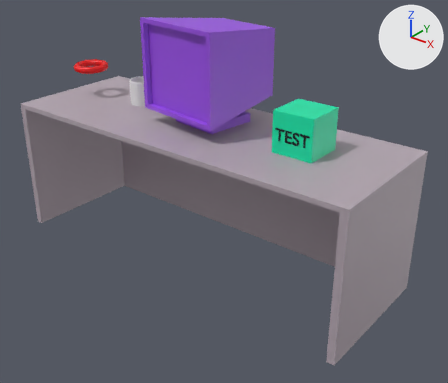
What one commit did to the glTF model static/table.gltf.
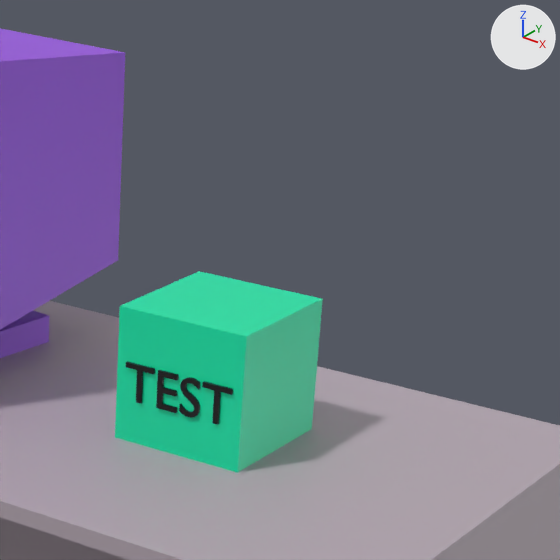
The first picture shows the older version from a 50 mm camera at (5.27, -5.52, 4.91) aimed at (0.39, 0.58, 1.12). The close-ups show both versions on the part from 52% to 93% of the width and 3% to 50% of the height of that picture; other places that the commit changed are outside them. The lights are fixed; the arrows at upper right show +X, +Y and +Z. Where no turn or scale is listed for an object, it has been applied to the vertices. Vertices at the same position are counted once.

The first close-up shows 'Cube', 'computer', 't_test', 'table'.
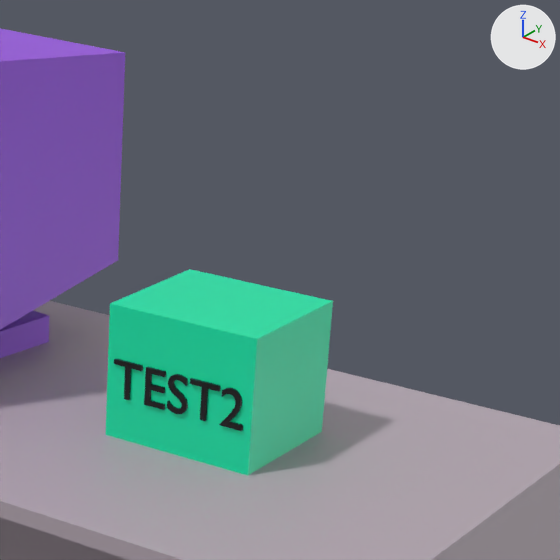
Location of each change, (x1, y1, x2, y2) in pixels of the close-ups (560 x 560 px; the box of a moved part takes in the faces that stretch with it):
'Cube', rescaled (9% wider): before (115, 271, 323, 473); after (106, 269, 333, 476)
't_test', reshaped (20% wider, 16% taller): before (126, 362, 233, 424); after (114, 359, 243, 431)
part 1 of me_text, moved or reshaped: before (202, 381, 233, 424); after (190, 378, 221, 421)
part 2 of me_text, moved or reshaped: before (156, 370, 179, 413); after (144, 367, 166, 410)
part 3 of me_text, moved or reshaped: before (126, 362, 155, 404); after (114, 359, 143, 400)
part 4 of me_text, added (black): after (219, 388, 243, 431)
part 5 of me_text, moved or reshaped: before (179, 377, 200, 418); after (167, 374, 188, 414)

The change, as a diff of the scene's bpy script:
```diff
--- a/static/table.gltf.py
+++ b/static/table.gltf.py
@@ me_text @@
 # used by ob_t_test; location = (1.573, 0.4, 2.244)
-me_text.from_pydata(...)  # 300 vertices, 584 faces; spans x -0.24..0.24, y -0.016..0.016, z -0.069..0.088
+me_text.from_pydata(...)  # 478 vertices, 936 faces; spans x -0.296..0.292, y -0.016..0.016, z -0.069..0.088
+# me_text part 1: the loose piece of 16 vertices spanning x 0.112..0.24, y -0.016..0.016, z -0.067..0.086 is moved by (-0.056, 0.0, 0.0)
+# me_text part 2: the loose piece of 24 vertices spanning x -0.091..-0.002, y -0.016..0.016, z -0.067..0.086 is moved by (-0.056, 0.0, 0.0)
+# me_text part 3: the loose piece of 16 vertices spanning x -0.24..-0.112, y -0.016..0.016, z -0.067..0.086 is moved by (-0.056, 0.0, 0.0)
+# me_text part 4: a new loose piece of 178 vertices spanning x 0.195..0.292, y -0.016..0.016, z -0.067..0.088, in mat_material_004 (black #000000)
+# me_text part 5: 242 vertices removed from x 0.014..0.1, y -0.016..0.016, z -0.069..0.088; 242 vertices added at x -0.042..0.044, y -0.016..0.016, z -0.069..0.088
 me_text.materials.append(mat_material_004)
@@ ob_cube @@
 ob_cube.rotation_euler = (0.0, 0.0, -1.571)  # degrees (0, 0, -90)
-ob_cube.scale = (0.284, 0.284, 0.284)
+ob_cube.scale = (0.284, 0.329, 0.284)
```
